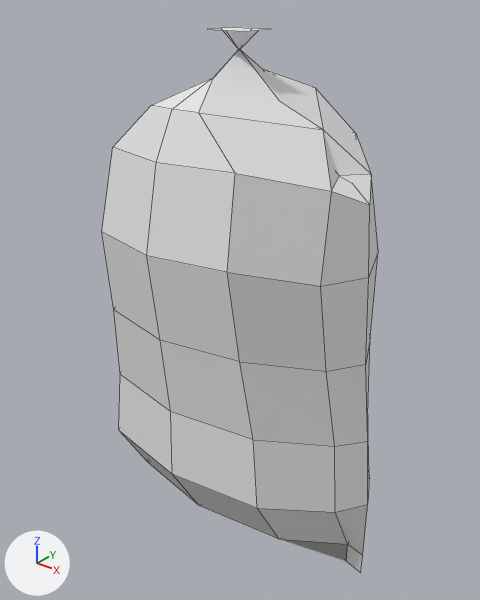
An edit to the FBX model Assets/Resources/Models/flour.fbx, drawn before and after from the same camera.
One viewpoint serves both versions: a 50 mm lens placed at (0.073, -0.0911, 0.1038), pointed at (-0.0003, 0.0005, 0.047). Every picture has the same lights, and +X, +Y and +Z are marked at lower left. Mesh edges are drawn as thin lines. Where no turn or scale is listed for an object, it has been applied to the vertices.
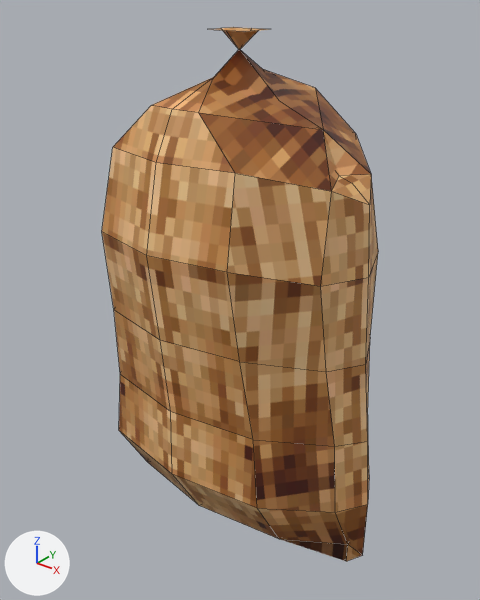
The newer file is also rescaled (x3.5) as a whole; pictures and numbers use the older file's frame.

The change, as a list of edits to the scene's bpy script:
```text
Add img_flour_pix_png:
    img_flour_pix_png = load_image('flour_pix.png', '../Textures/flour_pix.png', 1500, 841, 'sRGB')
Add mat_material__flour_pix_png:
    mat_material__flour_pix_png = principled_material('Material__flour_pix_png')
    mat_material__flour_pix_png.texture = img_flour_pix_png
Change me_plane:
    used by ob_plane; location = (0.0, 0.0, 0.0)
    verts and faces of me_plane; kept vertices keep their numbers, new ones are numbered from 107
    before: 40 (0.028, 0.0, -0.0035) at pixel (346, 561), 41 (0.028, 0.0, 0.0012) at pixel (347, 544), 44 (0.0314, 0.0, -0.0044) at pixel (360, 572), 45 (0.0314, 0.0, 0.0004) at pixel (362, 555)
    remove me_plane.from_pydata(...)  # 107 vertices, 98 faces; spans x -0.0314..0.0314, y -0.0235..0.0235, z -0.0044..0.0962
    add me_plane.from_pydata(...)  # 105 vertices, 98 faces; spans x -0.0314..0.0314, y -0.0235..0.0235, z -0.0035..0.0962
    me_plane part 1
    add delete_vertices([44])  # with the faces that use them
    add faces += [(40, 45, 41)]
    me_plane part 2: 96 faces spanning x -0.0314..0.0314, y -0.0235..0.0235, z -0.0035..0.0962 switch from mat_unnamed (white #e7e7e7) to mat_material__flour_pix_png (picture img_flour_pix_png)
```

Boxes [x1, y1, x2, y2] around the edits, measured in the pictures (480 x 600 px; the box of a moved part takes in the faces that stretch with it):
'Plane', reshaped
    before: [102, 27, 378, 573]
    after: [102, 27, 378, 561]
part 1 of me_plane, moved or reshaped
    before: [346, 544, 363, 573]
    after: [346, 544, 362, 561]
part 2 of me_plane, recoloured (grey to brown)
    both: [102, 27, 378, 561]
